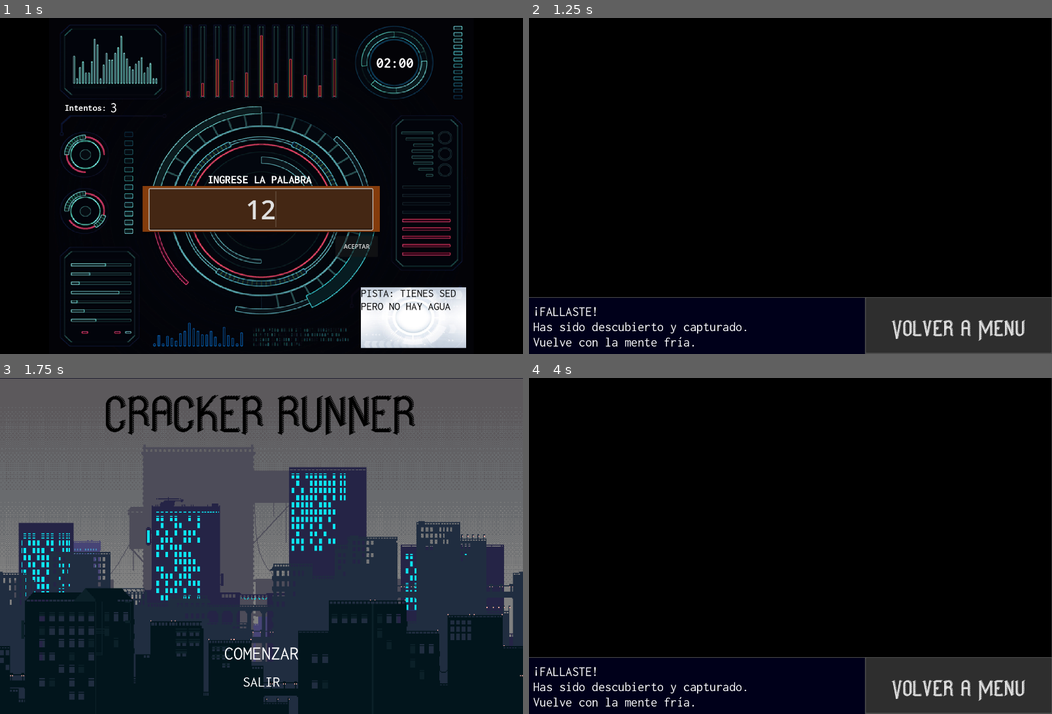
Above: before the commit, frames 1-4 (two rows, left to right).
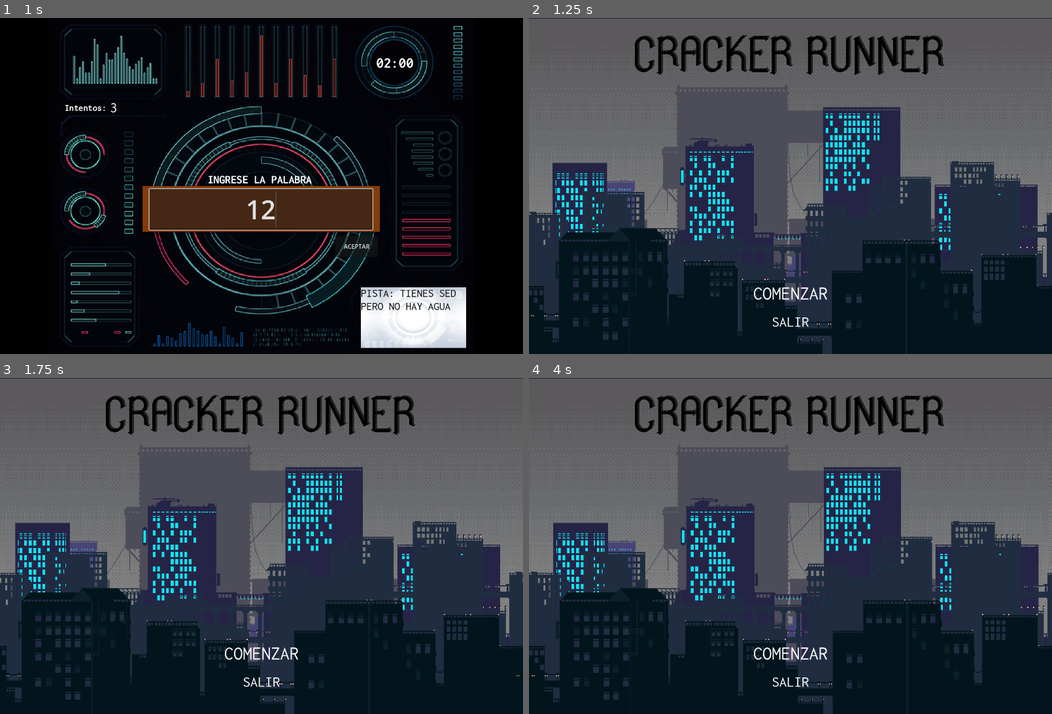
Above: after the commit, the same moments.

Repository: EmaGaleas/proyecto_progra3_p
Game: Godot game, scene res://escenas/ahorcado.tscn
Two runs of this game, one before a commit and one after it. Both use one fixed random seed, a clock stepped at 60 frames per second and the inputs below. Video files are missing from this copy of the repository; at most half a second of black plays in their place. Sound files missing from this copy of the repository are replaced by a short silence.
Inputs (mouse positions are in pixels of both pictures, inside the frame that each line leads up to):
- Up to frame 1 (1 s): click (261, 209) at 0.52 s; type "12" at 0.6 s
- Up to frame 2 (1.25 s): no input
- Up to frame 3 (1.75 s): click (428, 683) at 1.25 s, where only the run before the commit has a clickable "Volver a Menu"
- Up to frame 4 (4 s): click "COMENZAR" at 2 s; click "JUGAR / SKIP" at 2.75 s; click "ACEPTAR" at 3.5 s

Frame 1 is identical in both runs. In frame 2, 89% of the frame differs, in the area x 0-100%, y 0-100%; in frame 3, 8.7%; in frame 4, 89%.

Commit message:
Revert "storyline ahorcado terminada"
This reverts commit 4c5dbd210212ba7539cc71bd1672924dad0c3dd3.

Diff:
--- a/escenas/ahorcado.gd
+++ b/escenas/ahorcado.gd
@@ -48,7 +48,7 @@
 
 				get_tree().change_scene_to_file("res://escenas/level_2.tscn")
 			elif intentos < 0:
-				get_tree().change_scene_to_file("res://escenas/ahorcado_pierde.tscn")
+				get_tree().change_scene_to_file("res://escenas/menu.tscn")
 			elif palabraAdivinada != palabraRandom and intentos >= 1:
 				get_node("label_palabra").text ="INCORRECT PASSWORD."
 				get_node("label_numIntentos").text = str(intentos)
@@ -57,7 +57,7 @@
 
 
 func _on_audio_stream_player_finished():
-	get_tree().change_scene_to_file("res://escenas/ahorcado_pierde.tscn")
+	get_tree().change_scene_to_file("res://escenas/menu.tscn")
 
 var sec=0
 var min=0
@@ -76,7 +76,7 @@
 	else:
 		$timer_mostrar.text="0"+str(min)+":"+str(sec)
 	if sec==-1 && min==0:
-		get_tree().change_scene_to_file("res://escenas/ahorcado_pierde.tscn")
+		get_tree().change_scene_to_file("res://escenas/menu.tscn")
 
 	pass # Replace with function body.
 
@@ -94,9 +94,9 @@
 			if palabraAdivinada == palabraRandom:
 				#este mensaje se mostrara en historia despues
 				get_node("label_palabra").text ="CORRECT PASSWORD. \nEN UNOS SEGUNDOS TENDRAS LA INFORMACION QUE NECESITAS"
-				get_tree().change_scene_to_file("res://escenas/ahorcado_gana.tscn")
+				get_tree().change_scene_to_file("res://escenas/level_2.tscn")
 			elif intentos <= 1:
-				get_tree().change_scene_to_file("res://escenas/ahorcado_pierde.tscn")
+				get_tree().change_scene_to_file("res://escenas/menu.tscn")
 			elif palabraAdivinada != palabraRandom and intentos >= 1:
 				intentos=intentos - 1
 				get_node("label_palabra").text ="INCORRECT PASSWORD."
--- a/escenas/ahorcado_gana.tscn
+++ /dev/null
@@ -1,68 +0,0 @@
-[gd_scene load_steps=6 format=3 uid="uid://bqvn0htik7y34"]
-
-[ext_resource type="VideoStream" path="res://rec/musica/ahorcado gana.ogv" id="1_y4egi"]
-[ext_resource type="FontFile" uid="uid://bd4lsheapt1xh" path="res://rec/game_set_tipografia/GameSetDemoRegular.ttf" id="2_bfi1j"]
-[ext_resource type="Texture2D" uid="uid://byvd0uyhsjgxy" path="res://rec/FONDO.png" id="3_g5sll"]
-[ext_resource type="FontFile" uid="uid://0vo8rbultw43" path="res://rec/inconsolata_tipografia/Inconsolata-Regular.ttf" id="4_4xt8k"]
-
-[sub_resource type="GDScript" id="GDScript_f50ug"]
-script/source = "extends VideoStreamPlayer
-
-
-# Called when the node enters the scene tree for the first time.
-func _ready():
-	pass # Replace with function body.
-
-
-func _on_finished():
-	play()
-
-
-func _on_ahorcado_pressed():
-	get_tree().change_scene_to_file(\"res://escenas/level_2.tscn\")
-"
-
-[node name="ahorcado gana" type="Node2D"]
-
-[node name="video2" type="VideoStreamPlayer" parent="."]
-offset_right = 1399.0
-offset_bottom = 748.0
-stream = ExtResource("1_y4egi")
-autoplay = true
-expand = true
-script = SubResource("GDScript_f50ug")
-
-[node name="ahorcado" type="Button" parent="."]
-offset_left = 902.0
-offset_top = 749.0
-offset_right = 1398.0
-offset_bottom = 897.0
-theme_override_colors/font_pressed_color = Color(0.831373, 1, 0, 1)
-theme_override_colors/font_hover_color = Color(0.666667, 0.886275, 0, 1)
-theme_override_colors/font_focus_color = Color(0.831373, 1, 0, 1)
-theme_override_colors/font_hover_pressed_color = Color(0.831373, 1, 0, 1)
-theme_override_fonts/font = ExtResource("2_bfi1j")
-theme_override_font_sizes/font_size = 101
-text = "A JUGAR"
-icon_alignment = 1
-
-[node name="Fondo" type="Sprite2D" parent="."]
-position = Vector2(449.5, 1106)
-scale = Vector2(0.710156, 0.991667)
-texture = ExtResource("3_g5sll")
-
-[node name="Label" type="Label" parent="."]
-offset_left = 11.0
-offset_top = 757.0
-offset_right = 902.0
-offset_bottom = 897.0
-theme_override_fonts/font = ExtResource("4_4xt8k")
-theme_override_font_sizes/font_size = 28
-text = "Has pasado a la siguiente fase PERO TE ESTAN SIGUIENDO,
-corre y salta hasta llegar al final... si caes mueres o si los
-drones te tocan 3 veces te capturan. CONSEJO:  corre desde el
-inicio y NO pares"
-vertical_alignment = 1
-
-[connection signal="finished" from="video2" to="video2" method="_on_finished"]
-[connection signal="pressed" from="ahorcado" to="video2" method="_on_ahorcado_pressed"]
--- a/escenas/ahorcado_pierde.gd
+++ /dev/null
@@ -1,9 +0,0 @@
-extends Node2D
-
-# Called when the node enters the scene tree for the first time.
-func _ready():
-	pass
-
-
-func _on_ahorcado_pressed():
-	get_tree().change_scene_to_file("res://escenas/menu.tscn")
--- a/escenas/ahorcado_pierde.tscn
+++ /dev/null
@@ -1,64 +0,0 @@
-[gd_scene load_steps=7 format=3 uid="uid://c70o8a7btanyi"]
-
-[ext_resource type="Script" path="res://escenas/ahorcado_pierde.gd" id="1_712f4"]
-[ext_resource type="FontFile" uid="uid://bd4lsheapt1xh" path="res://rec/game_set_tipografia/GameSetDemoRegular.ttf" id="2_o1o3e"]
-[ext_resource type="VideoStream" path="res://rec/musica/ahorcado pierde (1).ogv" id="2_r8pxn"]
-[ext_resource type="Texture2D" uid="uid://byvd0uyhsjgxy" path="res://rec/FONDO.png" id="3_71tri"]
-[ext_resource type="FontFile" uid="uid://0vo8rbultw43" path="res://rec/inconsolata_tipografia/Inconsolata-Regular.ttf" id="4_v086e"]
-
-[sub_resource type="GDScript" id="GDScript_4oxwq"]
-script/source = "extends VideoStreamPlayer
-
-
-# Called when the node enters the scene tree for the first time.
-func _ready():
-	pass # Replace with function body.
-
-
-func _on_finished():
-	play()
-"
-
-[node name="story_pierdeAhorcado" type="Node2D"]
-script = ExtResource("1_712f4")
-
-[node name="video1" type="VideoStreamPlayer" parent="."]
-offset_right = 1399.0
-offset_bottom = 748.0
-stream = ExtResource("2_r8pxn")
-autoplay = true
-expand = true
-script = SubResource("GDScript_4oxwq")
-
-[node name="ahorcado" type="Button" parent="."]
-offset_left = 902.0
-offset_top = 749.0
-offset_right = 1398.0
-offset_bottom = 897.0
-theme_override_colors/font_pressed_color = Color(0.831373, 1, 0, 1)
-theme_override_colors/font_hover_color = Color(0.666667, 0.886275, 0, 1)
-theme_override_colors/font_focus_color = Color(0.831373, 1, 0, 1)
-theme_override_colors/font_hover_pressed_color = Color(0.831373, 1, 0, 1)
-theme_override_fonts/font = ExtResource("2_o1o3e")
-theme_override_font_sizes/font_size = 90
-text = "Volver a Menu"
-
-[node name="Fondo" type="Sprite2D" parent="."]
-position = Vector2(447, 1106)
-scale = Vector2(0.70625, 0.991667)
-texture = ExtResource("3_71tri")
-
-[node name="Label" type="Label" parent="."]
-offset_left = 11.0
-offset_top = 757.0
-offset_right = 902.0
-offset_bottom = 897.0
-theme_override_fonts/font = ExtResource("4_v086e")
-theme_override_font_sizes/font_size = 35
-text = "¡FALLASTE!
-Has sido descubierto y capturado.
-Vuelve con la mente fría."
-vertical_alignment = 1
-
-[connection signal="finished" from="video1" to="video1" method="_on_finished"]
-[connection signal="pressed" from="ahorcado" to="." method="_on_ahorcado_pressed"]
Not shown, removed: rec/musica/ahorcado gana.ogv
Not shown, removed: rec/musica/ahorcado pierde (1).ogv
